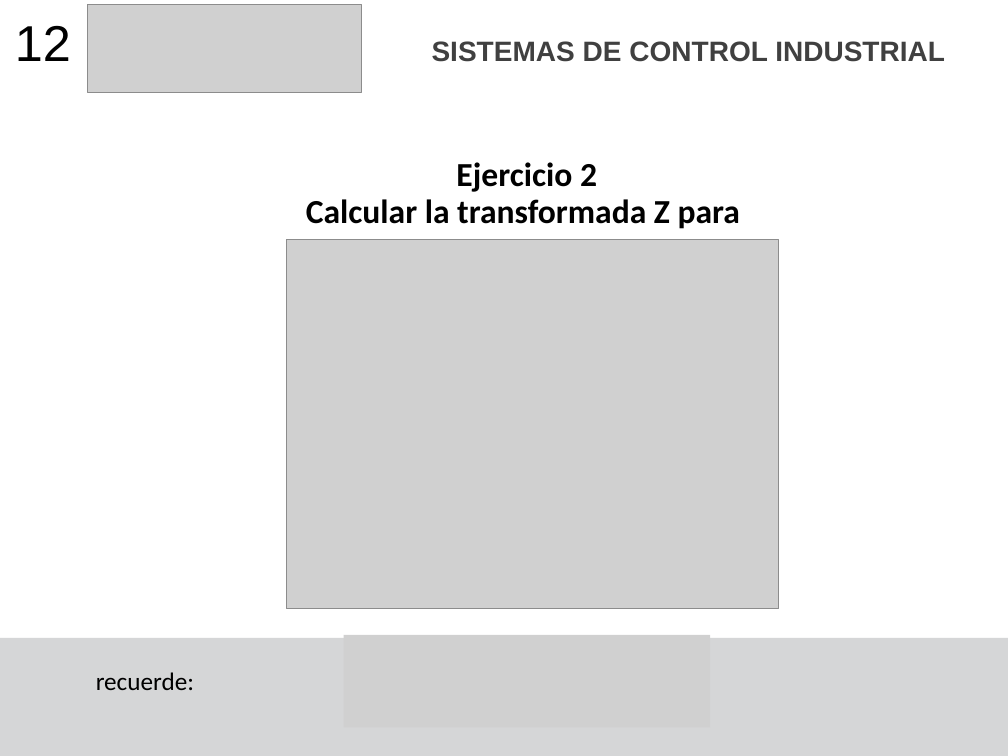
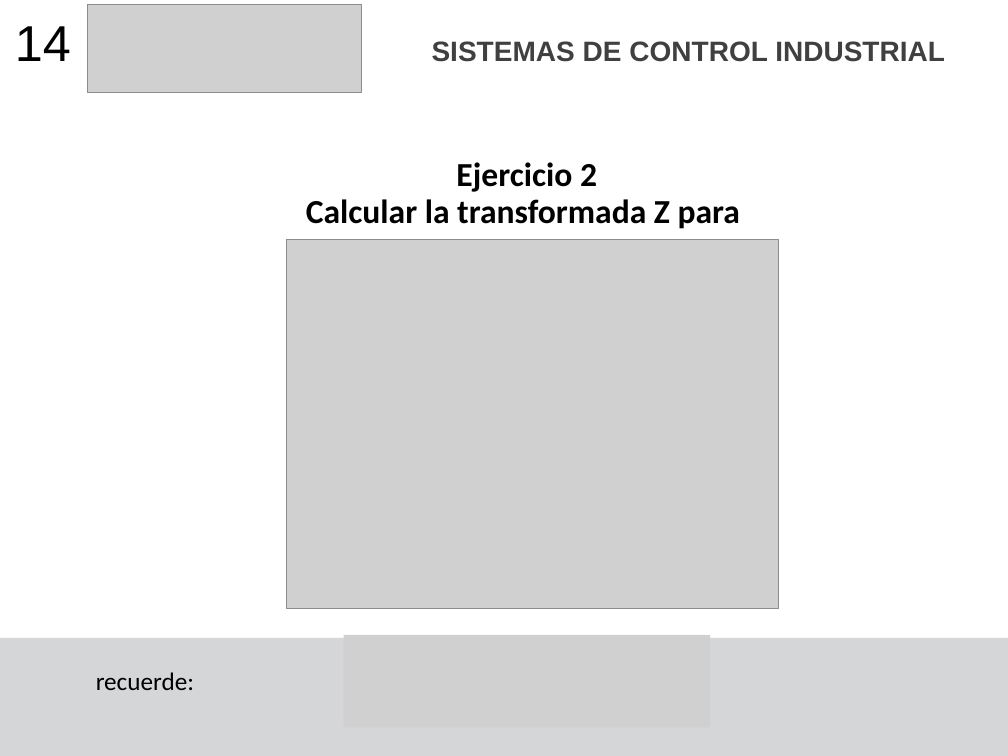
Before and after one commit to F4bian1012/Sistemas_De_Contro_Industrial, a slide deck: slide 14 of Lesson_3-4/Transformadas_Laplace_Z.pptx (slide 12 before the commit). Drawn at 1008x756 pixels with LibreOffice and Linux fonts; fonts in the diff are those of the drawing; grey boxes stand for pictures. Boxes give left, top, right and bottom in pixels: in the first picture for what was removed or moved away, otherwise in the second. Text is boxed around its words. In the diff, an @@ line names an element or a change of style, - is before the commit and + after.

```diff
--- a/Lesson_3-4/Transformadas_Laplace_Z.pptx
+++ b/Lesson_3-4/Transformadas_Laplace_Z.pptx
@@ text at box(15, 26, 71, 61): text changed @@
-12
+14
```
Also in this commit, not shown: 12 other slides changed, 1 slide added, 1 slide removed, 1 other file.
